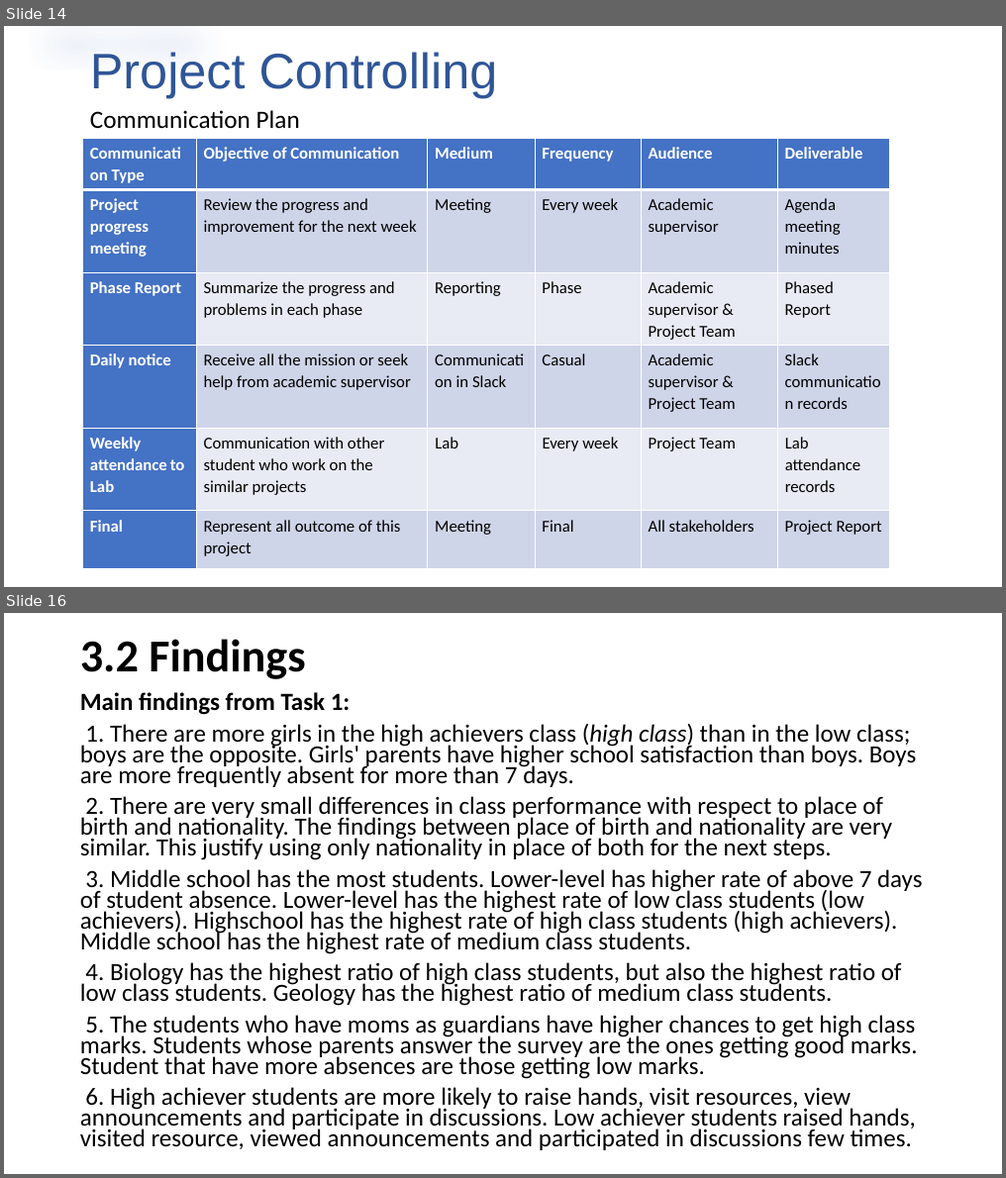
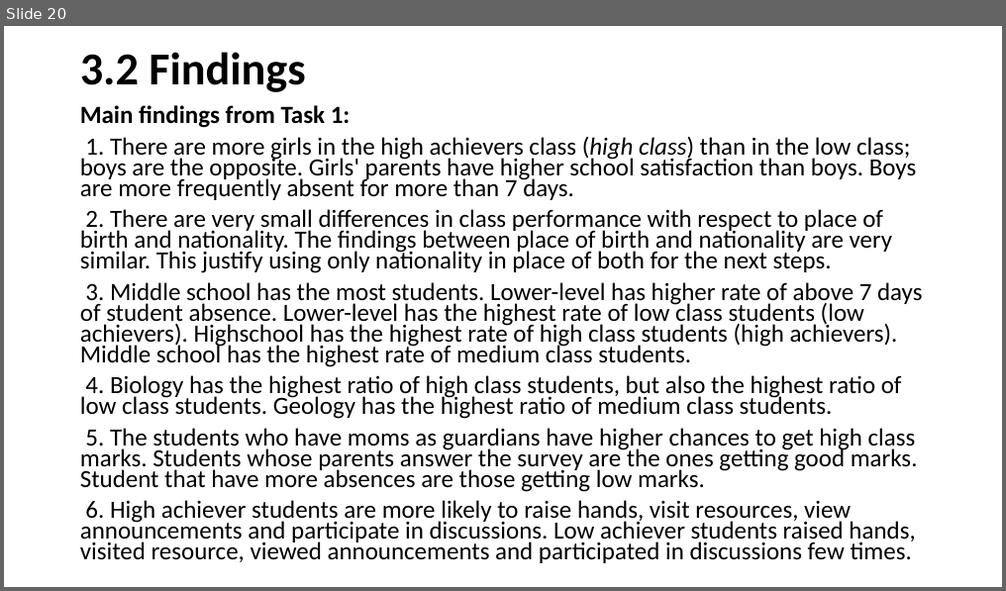
Before and after one commit to Rena-zhou/IFN702, a slide deck: Project presentation (presentation)- zhiying.pptx. Shown one above the other, each under a label of ours: slides 14 and 16 before the commit, slide 20 after it; the slides between them are not shown. The pictures are 1006x1178 and 1006x591 pixels, drawn with LibreOffice and Linux fonts; fonts in the diff are those of the drawing. Boxes give left, top, right and bottom in pixels: in the first picture for what was removed or moved away, otherwise in the second. Text is boxed around its words. In the diff, an @@ line names an element or a change of style, - is before the commit and + after.

```diff
--- a/Project presentation (presentation)- zhiying.pptx
+++ b/Project presentation (presentation)- zhiying.pptx
@@ slide 14 removed at bbox=[4, 26, 1002, 587], background #FFFFFF @@
@@ title removed at bbox=[90, 52, 498, 98] @@
-Project Controlling
@@ subtitle removed at bbox=[90, 110, 300, 128] @@
-Communication Plan
@@ table removed at bbox=[82, 139, 890, 568], 6 rows, 6 columns @@
-Communication Type | Objective of Communication | Medium | Frequency | Audience | Deliverable
-Project progress meeting | Review the progress and improvement for the next week | Meeting | Every week | Academic supervisor | Agenda meeting minutes
-Phase Report | Summarize the progress and problems in each phase | Reporting | Phase | Academic supervisor & Project Team | Phased Report
-Daily notice | Receive all the mission or seek help from academic supervisor | Communication in Slack | Casual | Academic supervisor & Project Team | Slack communication records
-Weekly attendance to Lab | Communication with other student who work on the similar projects | Lab | Every week | Project Team | Lab attendance records
-Final | Represent all outcome of this project | Meeting | Final | All stakeholders | Project Report
@@ what was slide 16 is now slide 20 @@
```
Also in this commit, not shown: 10 slides changed, 9 slides added, 1 other slide removed.
